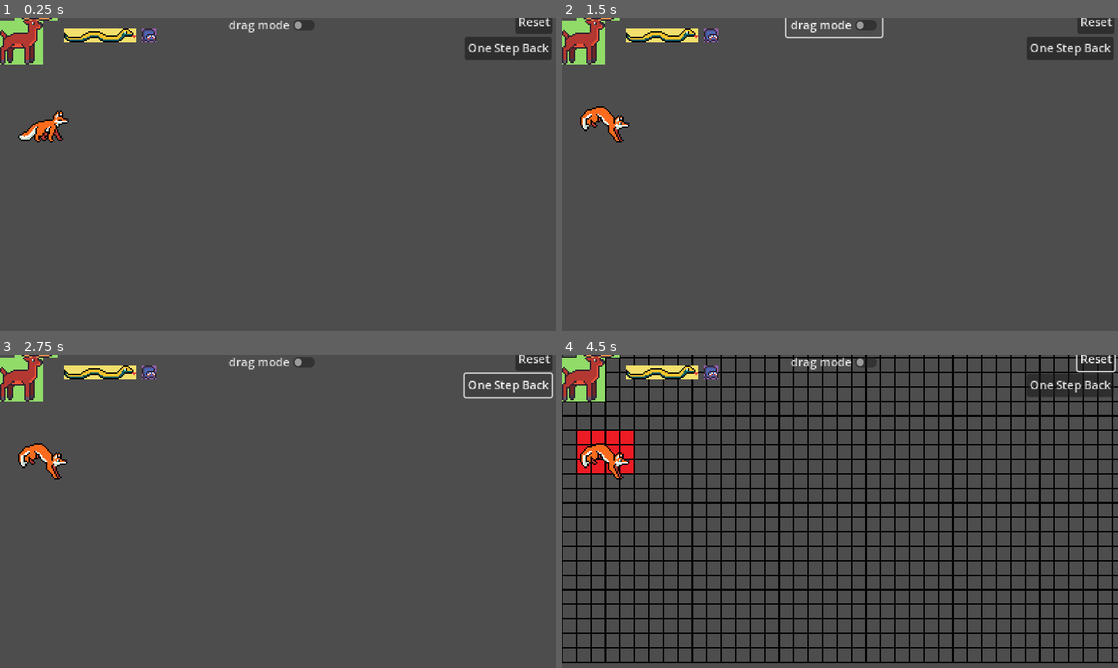
Above: before the commit, frames 1-4 (two rows, left to right).
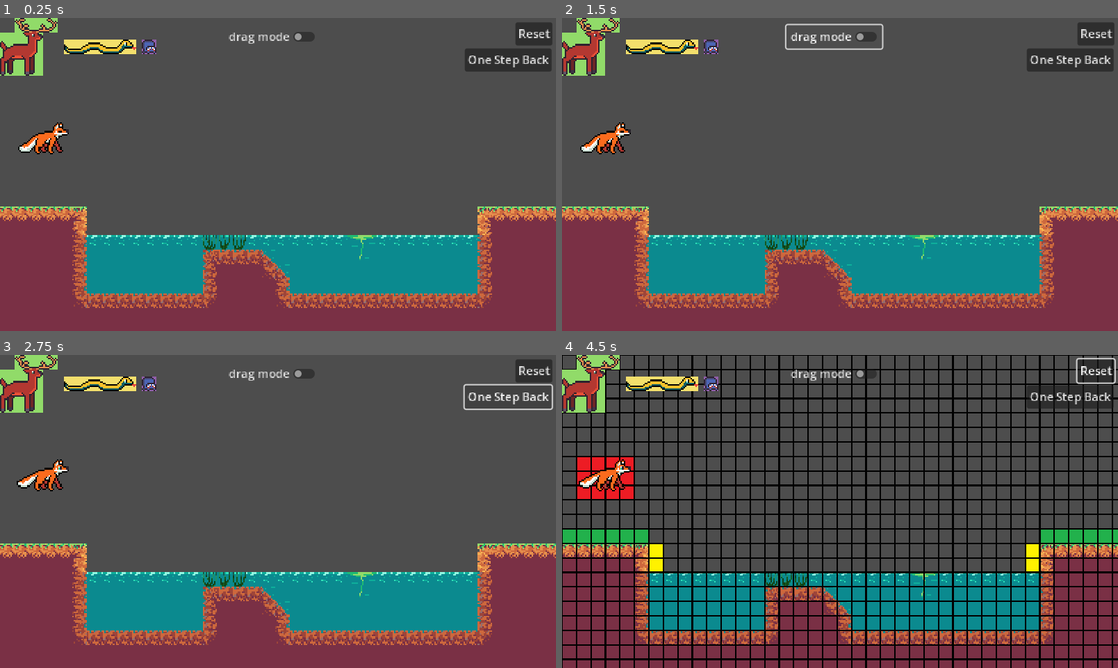
Above: after the commit, the same moments.

Repository: mango-gremlin/arch-enemies
Game: Godot game, scene res://bridges/scenes/Grid.tscn
The game is run twice, just before and just after one commit, with the same random seed, the same clock (stepped at 60 frames per second) and the same inputs. This scene is started directly instead of the project's main scene.
Inputs (mouse positions are in pixels of both pictures, inside the frame that each line leads up to):
- Up to frame 1 (0.25 s): no input
- Up to frame 2 (1.5 s): click "drag mode" at 0.5 s; click "fox mode" at 1.25 s
- Up to frame 3 (2.75 s): click "One Step Back" at 2 s
- Up to frame 4 (4.5 s): click "Reset" at 2.75 s; move the mouse to (962, 495) at 3.52 s; press the mouse at (962, 495) at 3.53 s; hold D (move_right) from 3.53 s (still down); tap W (move_up) at 3.77 s; move the mouse to (728, 527) at 4.27 s; release the mouse at (728, 527) at 4.28 s; tap E (interact_overworld) at 4.35 s

The runs differ from the first frame. In frame 1, 38% of the frame differs, in the area x 0-100%, y 0-100%; in frame 2, 39%; in frame 3, 38%; in frame 4, 48%.

Commit message:
use tile id instead of atlas field

Diff:
--- a/Arch-enemies/bridges/scenes/Grid.tscn
+++ b/Arch-enemies/bridges/scenes/Grid.tscn
@@ -660,7 +660,6 @@
 zoom = Vector2(3, 3)
 
 [node name="Grid" type="TileMap" parent="."]
-position = Vector2(0, -8)
 tile_set = SubResource("TileSet_ne4ig")
 format = 2
 layer_0/tile_data = PackedInt32Array(851968, 131074, 0, 851969, 131074, 0, 851970, 131074, 0, 851971, 131074, 0, 851972 …(5239 unchanged characters)…
--- a/Arch-enemies/bridges/script/grid.gd
+++ b/Arch-enemies/bridges/script/grid.gd
@@ -18,21 +18,12 @@
 var save_states = 10
 var state = 0
 
-#We have to define what parts of the tile-set are ground/water
-var ground = [Vector2i(7, 0), Vector2i(1, 1), Vector2i(2, 1), Vector2i(3, 1), Vector2i(4, 1),
-Vector2i(5, 1), Vector2i(7, 1), Vector2i(0, 2), Vector2i(1, 2), Vector2i(2, 2), Vector2i(3, 2),
-Vector2i(4, 2), Vector2i(5, 2), Vector2i(6, 2), Vector2i(7, 2), Vector2i(1, 3), Vector2i(2, 3),
-Vector2i(3, 3), Vector2i(4, 3), Vector2i(5, 3), Vector2i(6, 3), Vector2i(7, 3), Vector2i(1, 4),
-Vector2i(2, 4), Vector2i(3, 4), Vector2i(0, 5), Vector2i(0, 6), Vector2i(0, 7), Vector2i(4, 5),
-Vector2i(4, 6), Vector2i(4, 7), Vector2i(5, 5), Vector2i(5, 6), Vector2i(5, 7), Vector2i(7, 6),
-Vector2i(1, 8), Vector2i(2, 8), Vector2i(3, 8), Vector2i(6, 8), Vector2i(6, 9)]
-
-var water = [Vector2i(7, 4), Vector2i(8, 4), Vector2i(8, 5), Vector2i(8, 6), Vector2i(6, 6),
-Vector2i(6, 7), Vector2i(1, 5), Vector2i(2, 5), Vector2i(3, 5), Vector2i(1, 6), Vector2i(2, 6),
-Vector2i(3, 6), Vector2i(1, 7), Vector2i(2, 7), Vector2i(3, 7), Vector2i(0, 8), Vector2i(0, 9),
-Vector2i(1, 9), Vector2i(2, 9), Vector2i(3, 9), Vector2i(4, 9), Vector2i(7, 7), Vector2i(8, 7),
-Vector2i(7, 8), Vector2i(8, 8), Vector2i(7, 9), Vector2i(8, 9), Vector2i(5, 8), Vector2i(5, 9)]
-
+# ids of our tilesets for their respective types
+const AIR_TILE_ID = 1
+const GROUND_TILE_ID = 2
+const WATER_TILE_ID = 3
+
+# list of starting dropzones of their respective type
 var shore_top = []
 var shore_side = []
 var shore_bottom = []
@@ -53,46 +44,47 @@
 		for y in range(grid_size.y):
 			#We check each tile in your tilemap (which is the same size as the grid)
 			var square = Vector2i(x, y)
-			#If that tile is one of the ones we use for ground
+			# get id of the tile of the current square
 			var tile_id = get_cell_source_id(0, square)
-			# which is contained in the tileset with id 11
-			if(tile_id == 11):
-				#We check what tile it is and add it as either GROUND or WATER to the grid
-				var atlas_field = get_cell_atlas_coords(0, square)
-				if(atlas_field in ground):
-					grid[x].append(ENTITY_TYPES.GROUND)
-
-					# check if the tile above is in ground or water
-					var top_square = Vector2i(x, y - 1)
-					if is_shore_dropzone(top_square):
-						shore_top.append(top_square)
-
-					# check if the tile below is in ground or water
-					var bottom_square = Vector2i(x, y + 1)
-					if is_shore_dropzone(bottom_square):
-						shore_bottom.append(bottom_square)
-
-					# check if the tile to the left is in ground or water
-					var left_square = Vector2i(x - 1, y)
-					if is_shore_dropzone(left_square):
-						shore_side.append(left_square)
-
-					# check if the tile to the right is in ground or water
-					var right_square = Vector2i(x + 1, y)
-					if is_shore_dropzone(right_square):
-						shore_side.append(right_square)
-
-				elif(atlas_field in water):
-					grid[x].append(ENTITY_TYPES.WATER)
+			# if that tileset is ground, assing it to that type, and check for startzones
+			if(tile_id == GROUND_TILE_ID):
+				grid[x].append(ENTITY_TYPES.GROUND)
+
+				# check if the tile above is in ground or water
+				var top_square = Vector2i(x, y - 1)
+				if is_shore_dropzone(top_square):
+					shore_top.append(top_square)
+
+				# check if the tile below is in ground or water
+				var bottom_square = Vector2i(x, y + 1)
+				if is_shore_dropzone(bottom_square):
+					shore_bottom.append(bottom_square)
+
+				# check if the tile to the left is in ground or water
+				var left_square = Vector2i(x - 1, y)
+				if is_shore_dropzone(left_square):
+					shore_side.append(left_square)
+
+				# check if the tile to the right is in ground or water
+				var right_square = Vector2i(x + 1, y)
+				if is_shore_dropzone(right_square):
+					shore_side.append(right_square)
+
+			# if that tileset is water, assign to that type
+			elif(tile_id == WATER_TILE_ID):
+				grid[x].append(ENTITY_TYPES.WATER)
+
+			# if that tileset is air, assign to that type
 			else:
 				#Currently every other tile becomes AIR
-				#This is subject to change
 				grid[x].append(ENTITY_TYPES.AIR)
 
 	# assign shore dropzones
+	grid = assign_shore_dropzones(grid, shore_bottom, ENTITY_TYPES.BOTTOM)
+	grid = assign_shore_dropzones(grid, shore_side, ENTITY_TYPES.SIDE)
 	grid = assign_shore_dropzones(grid, shore_top, ENTITY_TYPES.ALLOWED)
-	grid = assign_shore_dropzones(grid, shore_side, ENTITY_TYPES.SIDE)
-	grid = assign_shore_dropzones(grid, shore_bottom, ENTITY_TYPES.BOTTOM)
+
+	# assign forbidden zones around the fox' starting position
 	grid = assign_fox_forbidden_zones(grid)
 
 	color_grid()
@@ -108,9 +100,9 @@
 
 # checks if square isn't in ground or water, and is within grid bounds
 func is_shore_dropzone(square:Vector2i) -> bool:
-	var atlas_field = get_cell_atlas_coords(0, square)
-	if (atlas_field not in ground
-		and atlas_field not in water
+	var tile_id = get_cell_source_id(0, square)
+	if (tile_id != GROUND_TILE_ID
+		and tile_id != WATER_TILE_ID
 		and square.x >= 0 and square.y >= 0
 		and square.x < grid_size.x and square.y < grid_size.y):
 		return true
